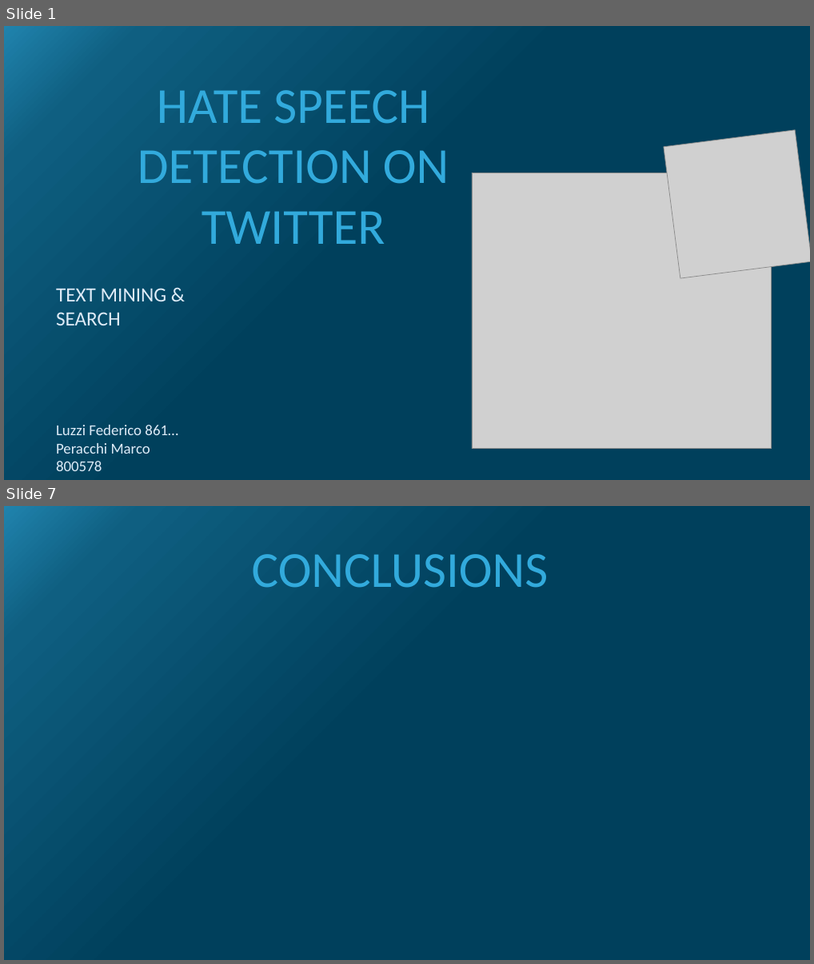
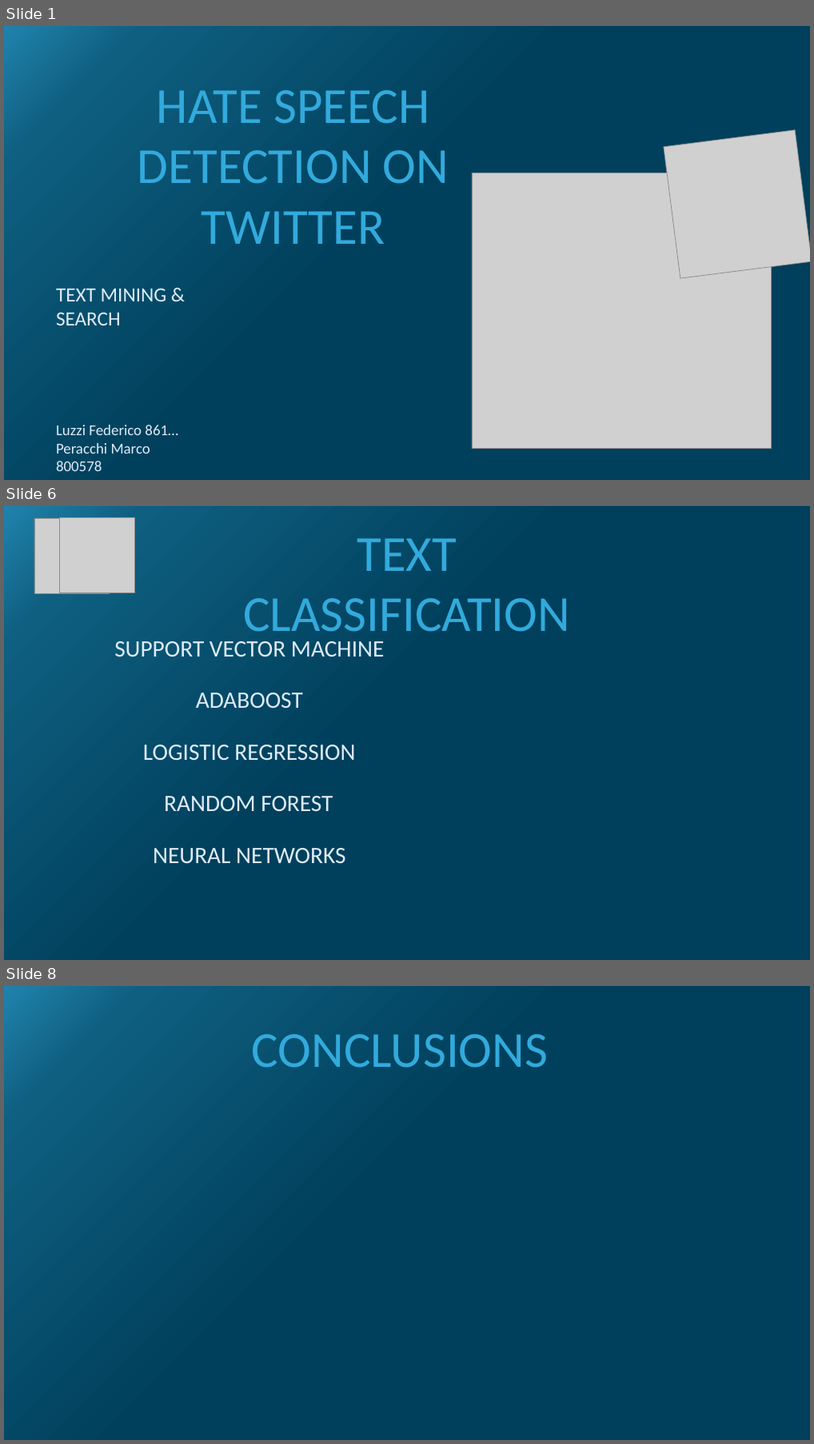
Before and after one commit to MarcoP9/textmining, a slide deck: PresentationTextMining.pptx. Shown one above the other, each under a label of ours: slides 1 and 7 before the commit, slides 1, 6 and 8 after it; the slides between them are not shown. The pictures are 814x964 and 814x1444 pixels, drawn with LibreOffice and Linux fonts; fonts in the diff are those of the drawing; grey boxes stand for pictures. Boxes give left, top, right and bottom in pixels: in the first picture for what was removed or moved away, otherwise in the second. Text is boxed around its words. In the diff, an @@ line names an element or a change of style, - is before the commit and + after.

```diff
--- a/PresentationTextMining.pptx
+++ b/PresentationTextMining.pptx
@@ slide 6 added at <box>4,506,810,960</box>, background gradient #00405C to #0F5F81 to #2083AD @@
@@ picture added at <box>34,519,110,594</box> @@
@@ picture added at <box>60,517,134,592</box> @@
@@ text added at <box>243,538,570,644</box>, 60 pt, text #32AADC @@
+TEXT CLASSIFICATION
@@ text added at <box>114,641,385,656</box>, 28 pt, text #DEEBF7 @@
+SUPPORT VECTOR MACHINE
@@ text added at <box>196,692,303,708</box>, 28 pt, text #DEEBF7 @@
+ADABOOST
@@ text added at <box>143,744,355,760</box>, 28 pt, text #DEEBF7 @@
+LOGISTIC REGRESSION
@@ text added at <box>164,796,333,811</box>, 28 pt, text #DEEBF7 @@
+RANDOM FOREST
@@ text added at <box>153,848,346,864</box>, 28 pt, text #DEEBF7 @@
+NEURAL NETWORKS
@@ what was slide 7 is now slide 8 @@
```
Also in this commit, not shown: 1 slide changed, 4 other slides added, 4 slides removed.
